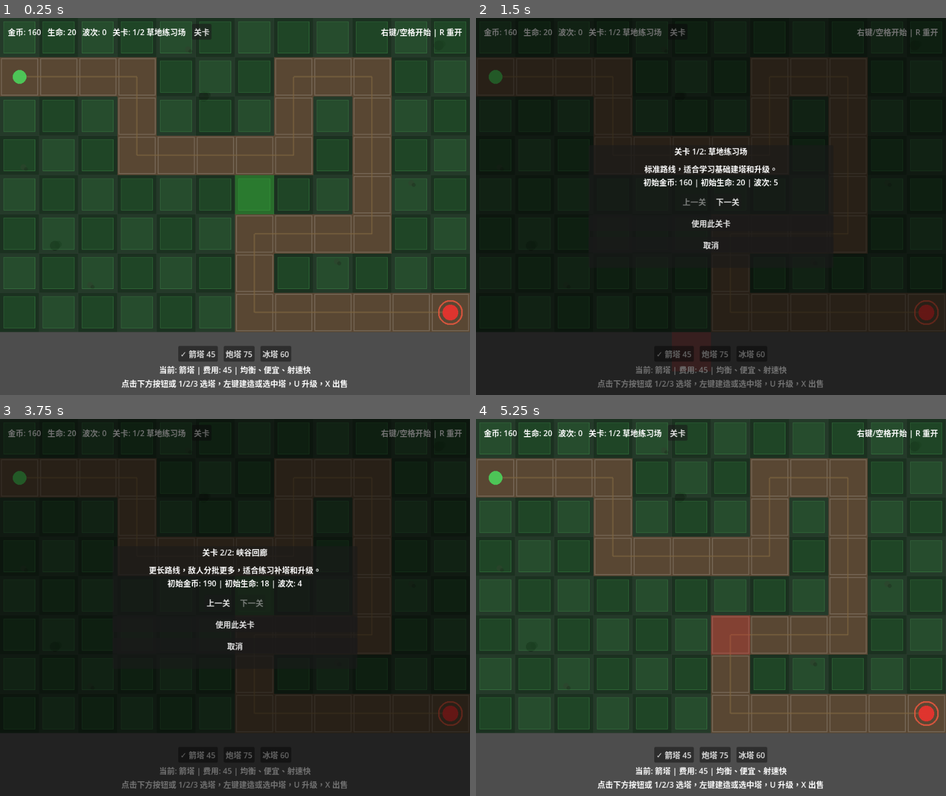
Above: before the commit, frames 1-4 (two rows, left to right).
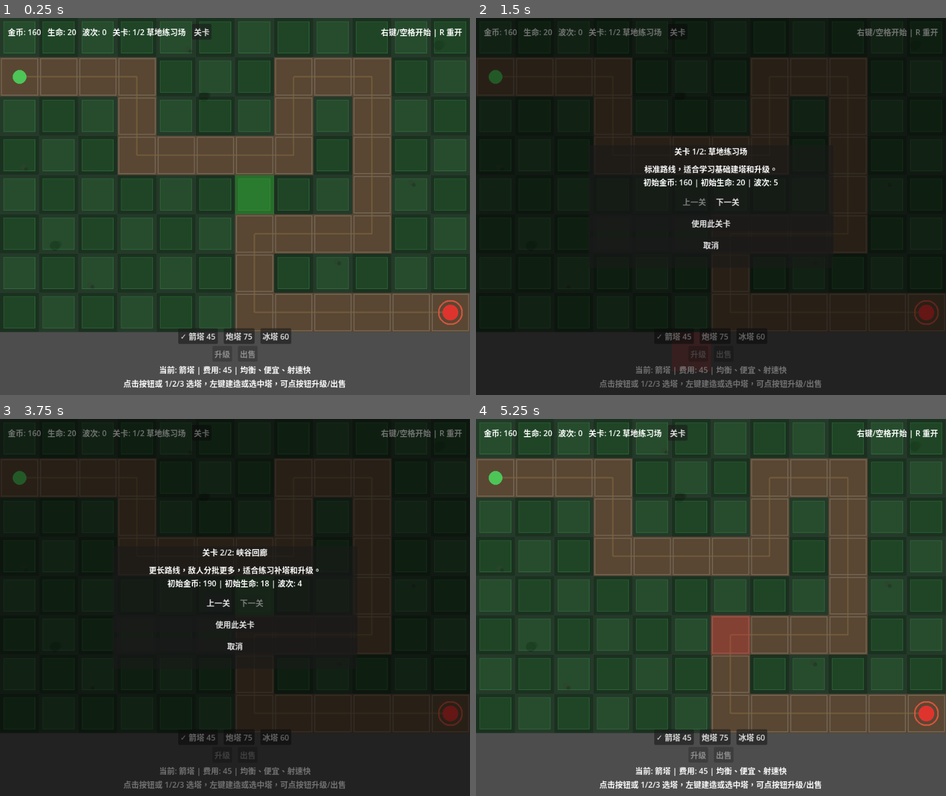
Above: after the commit, the same moments.

Repository: liang04/TowerDefense
Game: Godot game, scene res://scenes/main.tscn
The game is run twice, just before and just after one commit, with the same random seed, the same clock (stepped at 60 frames per second) and the same inputs.
Inputs:
- Up to frame 1 (0.25 s): no input
- Up to frame 2 (1.5 s): click "关卡" at 0.5 s; click "✓ 箭塔 45" at 1.25 s
- Up to frame 3 (3.75 s): click "炮塔 75" at 2 s; click "冰塔 60" at 2.75 s; click "下一关" at 3.5 s
- Up to frame 4 (5.25 s): click "上一关" at 4.25 s; click "使用此关卡" at 5 s

The runs differ from the first frame. In frame 1, 2.1% of the frame differs, in the area x 25-74%, y 82-99%; in frame 2, 1.1%; in frame 3, 0.9%; in frame 4, 2.1%.

Commit message:
Add tower action buttons

Diff:
--- a/scenes/main.tscn
+++ b/scenes/main.tscn
@@ -103,6 +103,21 @@
 layout_mode = 2
 text = "冰塔 60"
 
+[node name="ActionBar" type="HBoxContainer" parent="HUD/MarginContainer/VBoxContainer"]
+layout_mode = 2
+theme_override_constants/separation = 12
+alignment = 1
+
+[node name="UpgradeButton" type="Button" parent="HUD/MarginContainer/VBoxContainer/ActionBar"]
+layout_mode = 2
+disabled = true
+text = "升级"
+
+[node name="SellButton" type="Button" parent="HUD/MarginContainer/VBoxContainer/ActionBar"]
+layout_mode = 2
+disabled = true
+text = "出售"
+
 [node name="InfoLabel" type="Label" parent="HUD/MarginContainer/VBoxContainer"]
 layout_mode = 2
 horizontal_alignment = 1
--- a/scripts/hud.gd
+++ b/scripts/hud.gd
@@ -37,9 +37,12 @@
 @onready var arrow_tower_button: Button = $MarginContainer/VBoxContainer/TowerBar/ArrowTowerButton
 @onready var cannon_tower_button: Button = $MarginContainer/VBoxContainer/TowerBar/CannonTowerButton
 @onready var frost_tower_button: Button = $MarginContainer/VBoxContainer/TowerBar/FrostTowerButton
+@onready var upgrade_button: Button = $MarginContainer/VBoxContainer/ActionBar/UpgradeButton
+@onready var sell_button: Button = $MarginContainer/VBoxContainer/ActionBar/SellButton
 
 var _pending_level_index: int = 0
 var _tower_buttons: Dictionary = {}
+var _selected_tower_for_actions: Node = null
 
 ## ---- 生命周期 ----
 func _ready() -> void:
@@ -70,6 +73,8 @@
 	arrow_tower_button.pressed.connect(_on_tower_button_pressed.bind("arrow"))
 	cannon_tower_button.pressed.connect(_on_tower_button_pressed.bind("cannon"))
 	frost_tower_button.pressed.connect(_on_tower_button_pressed.bind("frost"))
+	upgrade_button.pressed.connect(_on_upgrade_pressed)
+	sell_button.pressed.connect(_on_sell_pressed)
 	_tower_buttons = {
 		"arrow": arrow_tower_button,
 		"cannon": cannon_tower_button,
@@ -98,11 +103,12 @@
 	wave_label.text = "波次: 0"
 	_update_level_text()
 	_update_selected_tower_text()
-	message_label.text = "点击下方按钮或 1/2/3 选塔，左键建造或选中塔，U 升级，X 出售"
+	message_label.text = "点击按钮或 1/2/3 选塔，左键建造或选中塔，可点按钮升级/出售"
 
 func _on_gold_changed(new_gold: int) -> void:
 	gold_label.text = "金币: %d" % new_gold
 	_update_tower_buttons()
+	_update_action_buttons()
 
 func _on_lives_changed(new_lives: int) -> void:
 	lives_label.text = "生命: %d" % new_lives
@@ -131,6 +137,8 @@
 	_update_level_text()
 	wave_label.text = "波次: 0"
 	_update_selected_tower_text()
+	_selected_tower_for_actions = null
+	_update_action_buttons()
 
 func _update_level_text() -> void:
 	level_label.text = "关卡: %d/%d %s" % [
@@ -140,6 +148,7 @@
 	]
 
 func _update_selected_tower_text() -> void:
+	_selected_tower_for_actions = null
 	var config := GameManager.get_tower_config(GameManager.selected_tower_type)
 	info_label.text = "当前: %s | 费用: %d | %s" % [
 		String(config["name"]),
@@ -147,6 +156,7 @@
 		String(config["description"]),
 	]
 	_update_tower_buttons()
+	_update_action_buttons()
 
 func _update_tower_buttons() -> void:
 	if _tower_buttons.is_empty():
@@ -166,6 +176,7 @@
 		_update_selected_tower_text()
 		return
 
+	_selected_tower_for_actions = tower
 	var upgrade_text := "满级"
 	if tower.call("can_upgrade"):
 		upgrade_text = "升级: %d 金币" % int(tower.call("get_upgrade_cost"))
@@ -175,6 +186,23 @@
 		upgrade_text,
 		int(tower.call("get_sell_value")),
 	]
+	_update_action_buttons()
+
+func _update_action_buttons() -> void:
+	var has_tower := _selected_tower_for_actions != null and is_instance_valid(_selected_tower_for_actions)
+	if not has_tower:
+		upgrade_button.text = "升级"
+		upgrade_button.disabled = true
+		sell_button.text = "出售"
+		sell_button.disabled = true
+		return
+
+	var can_upgrade: bool = _selected_tower_for_actions.call("can_upgrade")
+	var upgrade_cost := int(_selected_tower_for_actions.call("get_upgrade_cost"))
+	upgrade_button.text = "升级 %d" % upgrade_cost if can_upgrade else "已满级"
+	upgrade_button.disabled = not can_upgrade or not GameManager.can_afford(upgrade_cost)
+	sell_button.text = "出售 %d" % int(_selected_tower_for_actions.call("get_sell_value"))
+	sell_button.disabled = false
 
 func show_message(text: String, persistent: bool = false) -> void:
 	message_label.text = text
@@ -239,6 +267,12 @@
 func _on_tower_button_pressed(tower_type: String) -> void:
 	get_parent().call("_select_tower_type", tower_type)
 
+func _on_upgrade_pressed() -> void:
+	get_parent().call("_upgrade_selected_tower")
+
+func _on_sell_pressed() -> void:
+	get_parent().call("_sell_selected_tower")
+
 func _on_level_select_pressed() -> void:
 	_pending_level_index = GameManager.current_level_index
 	_update_level_select_text()
Not shown, changed: docs/game_design.md
